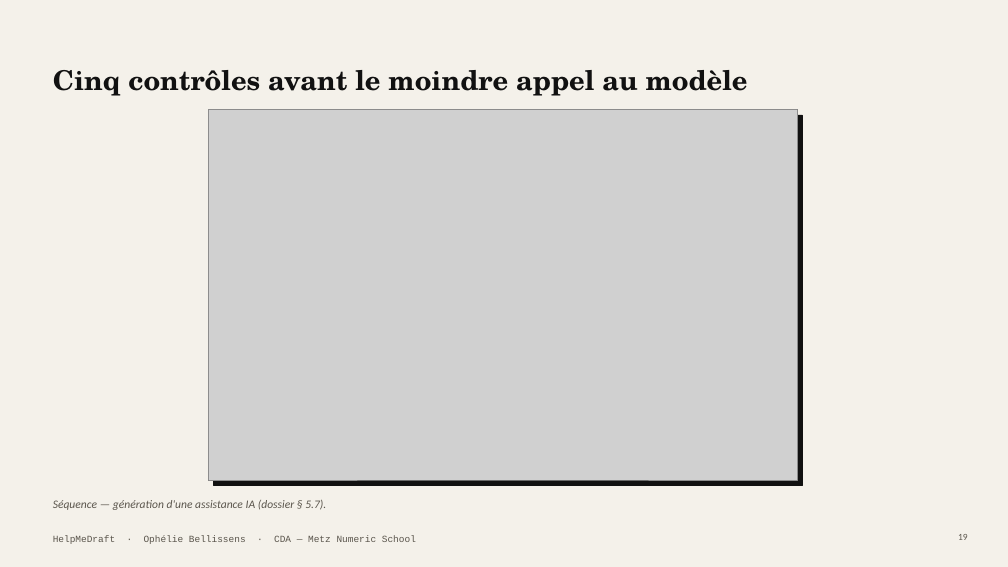
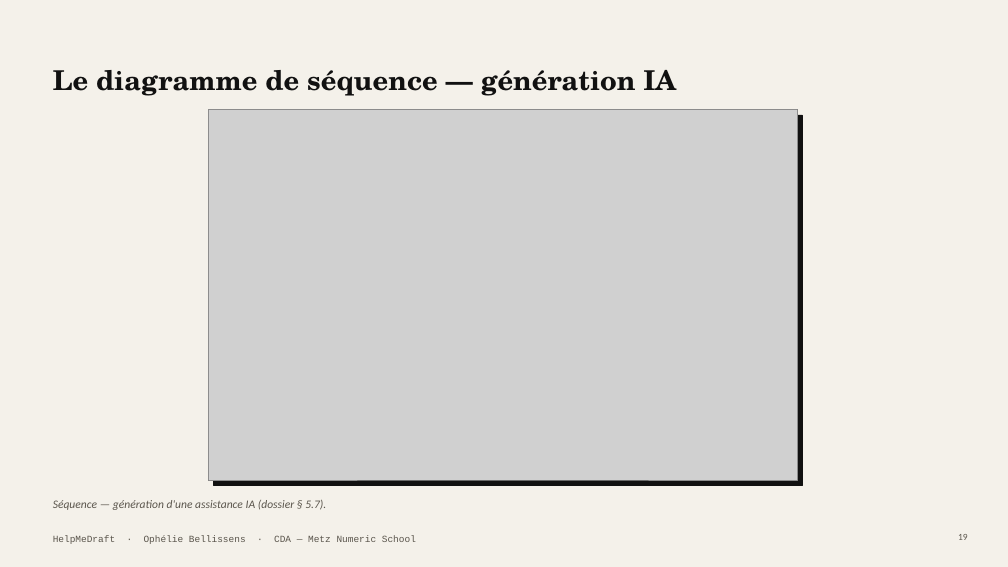
Before and after one commit to Equinoxya/HelpMeDraft---projet-fil-rouge, a slide deck: slide 19 of docs/Soutenance-HelpMeDraft.pptx. Drawn at 1008x567 pixels with LibreOffice and Linux fonts; fonts in the diff are those of the drawing; grey boxes stand for pictures. Boxes give left, top, right and bottom in pixels: in the first picture for what was removed or moved away, otherwise in the second. Text is boxed around its words. In the diff, an @@ line names an element or a change of style, - is before the commit and + after.

```diff
--- a/docs/Soutenance-HelpMeDraft.pptx
+++ b/docs/Soutenance-HelpMeDraft.pptx
@@ title at box(53, 70, 676, 96): text changed @@
-Cinq contrôles avant le moindre appel au modèle
+Le diagramme de séquence — génération IA
```
Also in this commit, not shown: 19 other slides changed, 3 other files.
